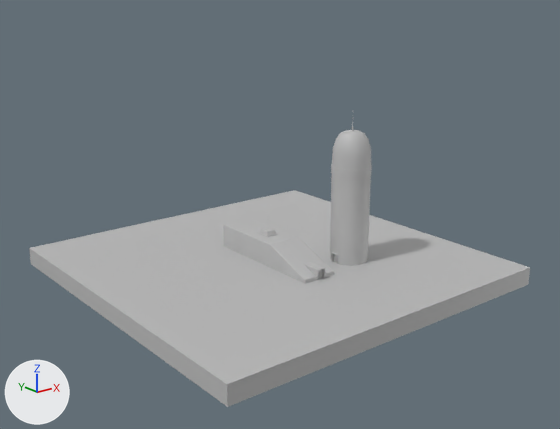
What one commit did to the FBX model Assets/Prefab/City_Settlement/City03.fbx.
The view is the same before and after, from a 50 mm lens placed at (-7.56, -9.68, 4.59), pointed at (-0.06, -0.31, 0.84). Lighting does not change. The marker at lower left points along +X, +Y and +Z. Where no turn or scale is listed for an object, it has been applied to the vertices.

The older version as bpy lines, for what is in view:
```python
me_mesh = bpy.data.meshes.new('Mesh')
me_mesh.from_pydata(...)  # a box spanning x -3.0..3.0, y -3.0..3.0, z -0.15..0.15
me_mesh.materials.append(mat_city_03_mtl)  # grey #bcbcbc
me_mesh_001 = bpy.data.meshes.new('Mesh.001')
me_mesh_001.from_pydata(...)  # 16 vertices, 13 faces; spans x -11.8..11.8, y 0.0..6.9, z -14.3..14.3
me_mesh_001.materials.append(mat_city_03_mtl)  # grey #bcbcbc
me_mesh_004 = bpy.data.meshes.new('Mesh.004')
me_mesh_004.from_pydata(...)  # 80 vertices, 71 faces; spans x -30.0..30.0, y 0.0..40.0, z -110.0..110.0
me_mesh_004.materials.append(mat_city_03_mtl)  # grey #bcbcbc
me_mesh_006 = bpy.data.meshes.new('Mesh.006')
me_mesh_006.from_pydata(...)  # 383 vertices, 380 faces; spans x -0.33..0.33, y -0.33..0.33, z 0.0..2.18
me_mesh_006.materials.append(mat_city_03_mtl)  # grey #bcbcbc
ob_basamento_antenna001 = bpy.data.objects.new('basamento_antenna001', me_mesh_001)
ob_basamento_antenna001.parent = ob_struttura_bassa_001
ob_basamento_antenna001.location = (0.0, 0.0173, -24.82)
ob_casella = bpy.data.objects.new('casella', me_mesh)
ob_casella.location = (0.0, 0.0, -0.15)
ob_struttura_bassa = bpy.data.objects.new('struttura_bassa', me_mesh_004)
ob_struttura_bassa.parent = ob_struttura_bassa_001
ob_struttura_bassa.location = (0.0, -39.92, -1.946)
ob_struttura_bassa_001 = bpy.data.objects.new('struttura_bassa.001', None)
ob_struttura_bassa_001.location = (0.0, -0.159, 0.399)
ob_struttura_bassa_001.rotation_euler = (1.571, 0.0, 0.0)  # degrees (90, 0, 0)
ob_struttura_bassa_001.scale = (0.01, 0.01, 0.01)
ob_torre_struttura = bpy.data.objects.new('torre_struttura', me_mesh_006)
ob_torre_struttura.location = (0.98, -0.86, 0.0)
```
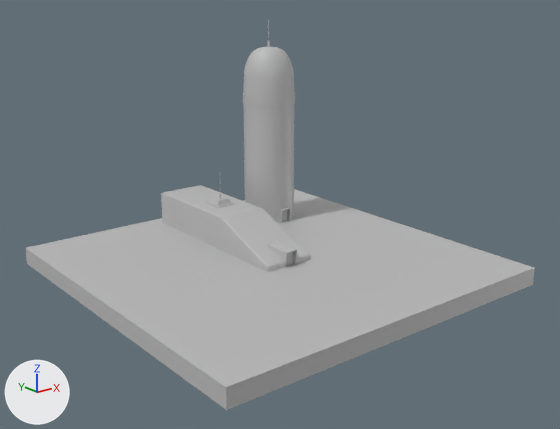
ob_struttura_bassa_001 is not drawn itself; it is the parent of ob_struttura_bassa, ob_antenna002, ob_porticina_struttura, ob_basamento_antenna001.

Where the newer file only moved an object's origin or applied its transform, the numbers keep the older frame.

Changed parts and their boxes (x1, y1, x2, y2) in the pictures (560 x 429 px):
```json
{"object": "casella", "change": "mesh turned", "before": [29, 190, 530, 407], "after": [25, 189, 535, 410]}
{"object": "torre_struttura", "change": "mesh turned", "before": [330, 130, 372, 266], "after": [243, 46, 295, 223]}
{"object": "struttura_bassa", "change": "moved, rescaled", "before": [223, 218, 334, 284], "after": [161, 185, 311, 272], "on screen": "35% wider, 31% taller"}
{"object": "porticina_struttura", "change": "moved, rescaled", "before": [304, 262, 325, 280], "after": [267, 241, 297, 267], "on screen": "41% wider, 42% taller"}
{"object": "basamento_antenna001", "change": "moved, rescaled", "before": [257, 228, 278, 237], "after": [205, 196, 235, 208], "on screen": "41% wider, 30% taller"}
```

Scene script edits in JSON lines:
```json
{"block": "me_mesh", "where": "me_mesh.from_pydata(...)  # 8 vertices, 6 faces; spans x -3.0..3.0, y -3.0..3.0, z -0.15..0.15"}
{"block": "me_mesh", "where": "# used by ob_casella; location = (0.0, 0.0, -0.15)"}
{"block": "me_mesh", "change": "me_mesh part 1: the whole mesh is turned -90 degrees about the z axis through its middle and scaled by 1.02"}
{"block": "me_mesh_006", "where": "me_mesh_006.from_pydata(...)  # 383 vertices, 380 faces; spans x -0.33..0.33, y -0.33..0.33, z 0.0..2.18"}
{"block": "me_mesh_006", "where": "# used by ob_torre_struttura; location = (0.98, -0.86, 0.0)"}
{"block": "me_mesh_006", "change": "me_mesh_006 part 2: the whole mesh is turned 90 degrees about the z axis through its middle and scaled by 1.5, then moved by (0.45, 2.74, 0.54)"}
{"op": "set", "path": "ob_struttura_bassa.location", "old": "(0.0, -39.92, -1.946)", "new": "(0.0, 0.0641, -1.946)"}
{"op": "set", "path": "ob_basamento_antenna001.location", "old": "(0.0, 0.0173, -24.82)", "new": "(0.0, 40.0, -24.82)"}
{"op": "set", "path": "ob_struttura_bassa_001.location", "old": "(0.0, -0.159, 0.399)", "new": "(0.0, 1.128, -0.000641)"}
{"op": "set", "path": "ob_struttura_bassa_001.scale", "old": "(0.01, 0.01, 0.01)", "new": "(0.015, 0.015, 0.015)"}
```
